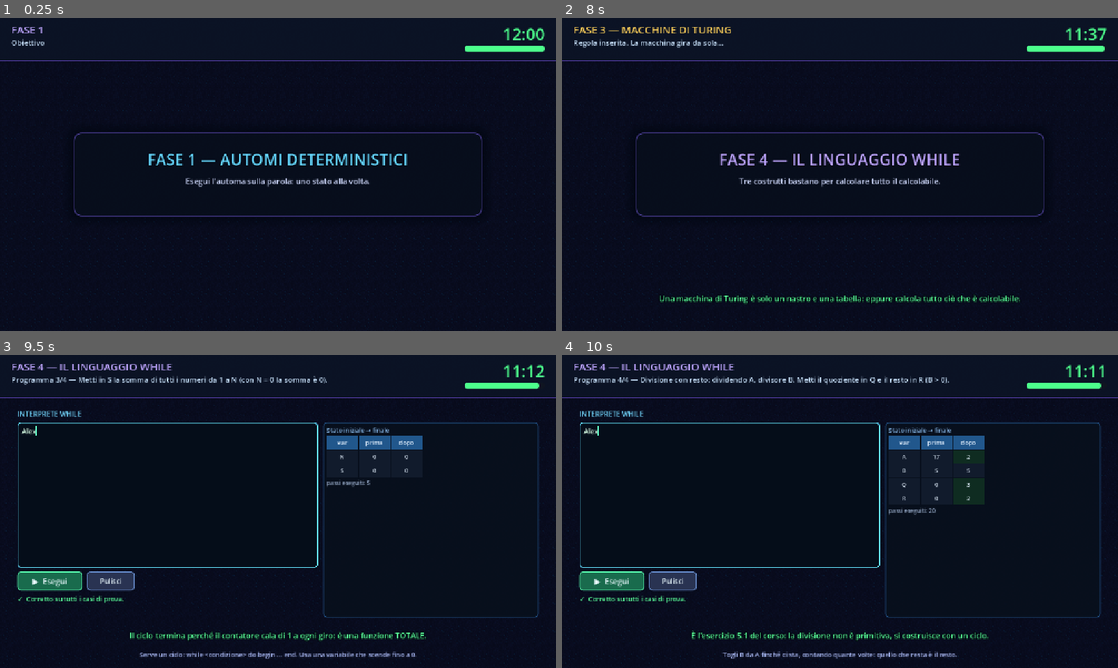
Above: before the commit, frames 1-4 (two rows, left to right).
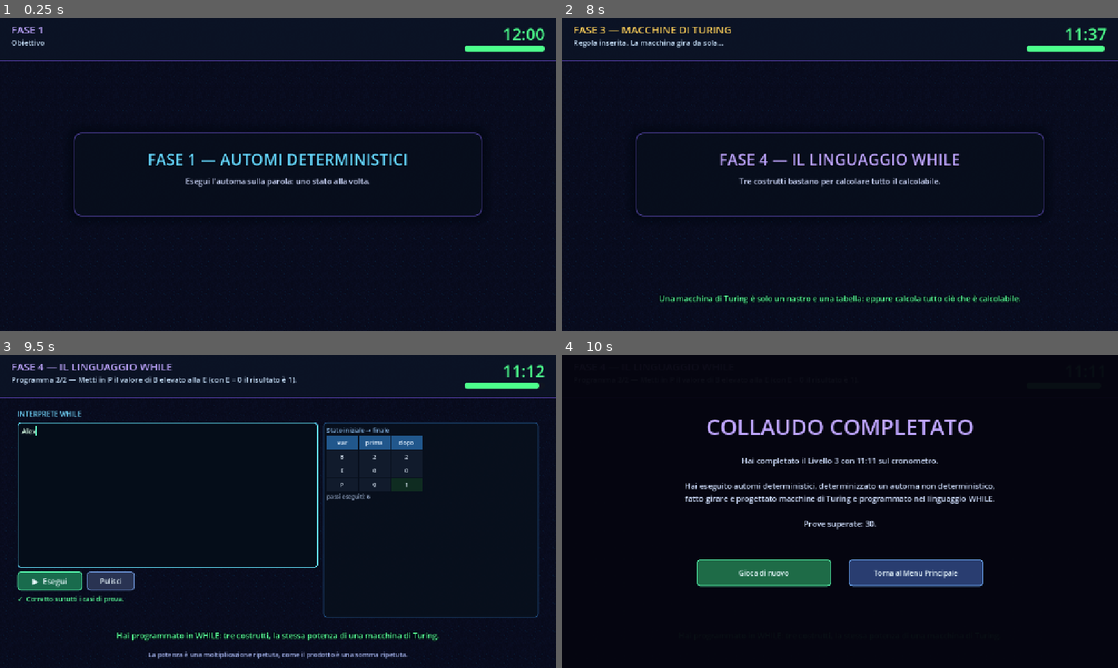
Above: after the commit, the same moments.

Repository: Radux04/LearnIT-Quest
Game: Godot game, scene res://tests/autoplay_level3.tscn
Same seed, same stepped clock (60 frames per second), same inputs: the game is played once before the commit and once after it. This scene is started directly instead of the project's main scene.
Inputs (mouse positions are in pixels of both pictures, inside the frame that each line leads up to):
- Up to frame 1 (0.25 s): no input
- Up to frame 2 (8 s): tap Enter (ui_accept) at 0.5, 0.77, 2.75, 3.5, 3.77, 5, 5.75, 6.77 s; move the mouse to (962, 158) at 0.52 s; hold Right (ui_right) 0.53-1.25 s; tap Keypad Enter every 1.5 s from 0.6 to 6.6 s; click (962, 158) at 0.67 s; drag from (801, 158) to (812, 237) at 1.27 s; move the mouse to (756, 158) at 2.02 s; hold Right (ui_right) 2.03-2.75 s; click (756, 158) at 2.17 s; drag from (756, 158) to (673, 127) at 2.77 s; move the mouse to (1006, 221) at 3.52 s; hold Left (ui_left) 3.53-4.25 s; drag from (756, 158) to (756, 96) at 4.27 s; move the mouse to (867, 174) at 5.02 s; hold Down (ui_down) 5.03-5.75 s; click (867, 174) at 5.17 s; drag from (756, 96) to (728, 190) at 5.77 s; move the mouse to (962, 158) at 6.52 s; hold Right (ui_right) 6.53-7.25 s; drag from (728, 190) to (812, 237) at 7.27 s
- Up to frame 3 (9.5 s): tap Enter (ui_accept) at 8 s; move the mouse to (333, 442) at 8.02 s; hold Down (ui_down) 8.03-8.75 s; tap Keypad Enter at 8.1 s; click (166, 495) at 8.77 s; type "Alex" at 8.85 s
- Up to frame 4 (10 s): drag from (812, 574) to (673, 464) at 9.52 s

Frames 1-2 are identical in both runs. In frame 3, 2.2% of the frame differs, in the area x 10-79%, y 6-98%; in frame 4, 16%, in the area x 0-100%, y 2-99%.

Commit message:
balance: fase WHILE

Diff:
--- a/scripts/phases/lvl3/Phase5.gd
+++ b/scripts/phases/lvl3/Phase5.gd
@@ -7,7 +7,11 @@
 ## Turing. La correzione è per equivalenza: qualunque algoritmo corretto passa.
 
 ## Quanti programmi per partita, pescati a caso da Lvl3Pools.WHILE_POOL.
-const PROGRAMS_PER_GAME := 4
+## Sono due soli perché scrivere un programma WHILE corretto è la richiesta più
+## impegnativa del livello: meglio due esercizi affrontati con calma che quattro
+## di corsa. Il catalogo ne contiene dieci, quindi la varietà fra una partita e
+## l'altra resta alta.
+const PROGRAMS_PER_GAME := 2
 
 var _console: CodeConsole = null
 var _task: WhileTask = null
Not shown, changed: README.md
